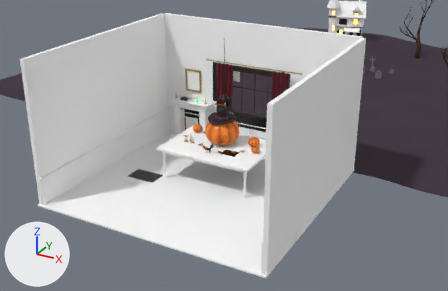
Before and after pictures for a commit that changed the glTF model public/models/scene.glb.
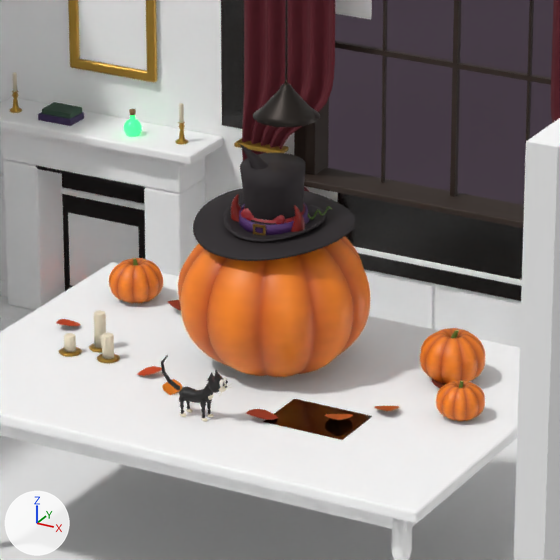
Old and new are each drawn from a 50 mm camera at (19.81, -35.78, 17.68) aimed at (0.48, -0.63, 0.11) and again close up on the part from 39% to 61% of the width and 27% to 61% of the height. Every picture has the same lights, and +X, +Y and +Z are marked at lower left. The last two pictures show the newer version. Where no turn or scale is listed for an object, it has been applied to the vertices.

Objects in the first close-up: 'Curtain', 'FireLintel', 'FirePillar', 'Floor', 'InkDrip.001', 'Mantel', 'OutsideGround', 'PumpkinBody', 'TableTop', 'WallBack', 'WallSide.001', 'WindowSill' and 74 more.
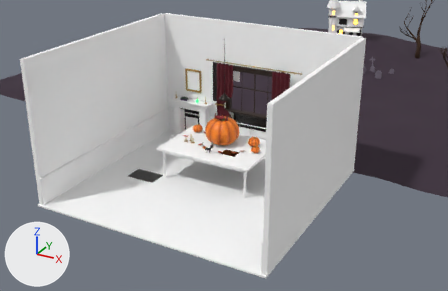
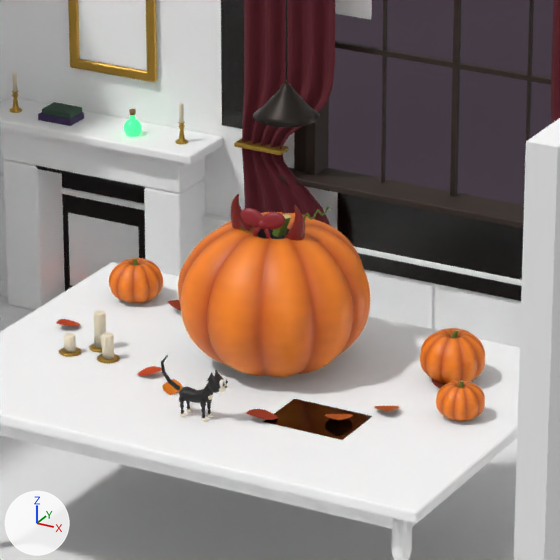
ob_acctophat is not drawn itself; it is the parent of ob_tophatband, ob_tophatbrim, ob_tophatcrown.
ob_accwitch is not drawn itself; it is the parent of ob_witchband, ob_witchbrim, ob_witchbuckle, ob_witchbuckle_001, ob_witchbuckle_002, ob_witchbuckle_003, ob_witchcrown.

What differs and where, as boxes (x1, y1, x2, y2) in the close-ups (560 x 560 px):
'WitchBrim', moved, turned (not visible afterwards)
    before: (193, 188, 355, 261)
'TopHatCrown', moved, turned (mostly hidden afterwards)
    before: (240, 153, 306, 220)
    after: (257, 228, 290, 239)
'TopHatBrim', moved, turned (not visible afterwards)
    before: (223, 199, 326, 242)
'WitchBand', moved, turned (not visible afterwards)
    before: (239, 203, 309, 235)
'WitchCrown', moved, turned (mostly hidden afterwards)
    before: (238, 143, 276, 225)
    after: (258, 229, 273, 237)
'TopHatBand', moved, turned (not visible afterwards)
    before: (244, 203, 305, 223)
'WitchBuckle', moved, turned (not visible afterwards)
    before: (253, 224, 265, 228)
'WitchBuckle.001', moved, turned (not visible afterwards)
    before: (253, 232, 265, 235)
'WitchBuckle.002', moved, turned (not visible afterwards)
    before: (252, 225, 255, 233)

What changed in the scene script:
```text
Change ob_acctophat:
    ob_acctophat.location: (0.0, 0.0, 0.96) -> (0.0, 0.0, 0.02)
    ob_acctophat.rotation_euler: (0.06, 0.0, -0.1) -> (0.0, -0.05, -0.2)  # degrees (3.4, 0, -5.7) -> degrees (0, -2.9, -11)
Change ob_accwitch:
    ob_accwitch.location: (0.0, -0.02, 0.97) -> (0.0, 0.0, 0.035)
    ob_accwitch.rotation_euler: (0.1, 0.0, 0.08) -> (0.0, 0.07, 0.15)  # degrees (5.7, 0, 4.6) -> degrees (0, 4, 8.6)
```
